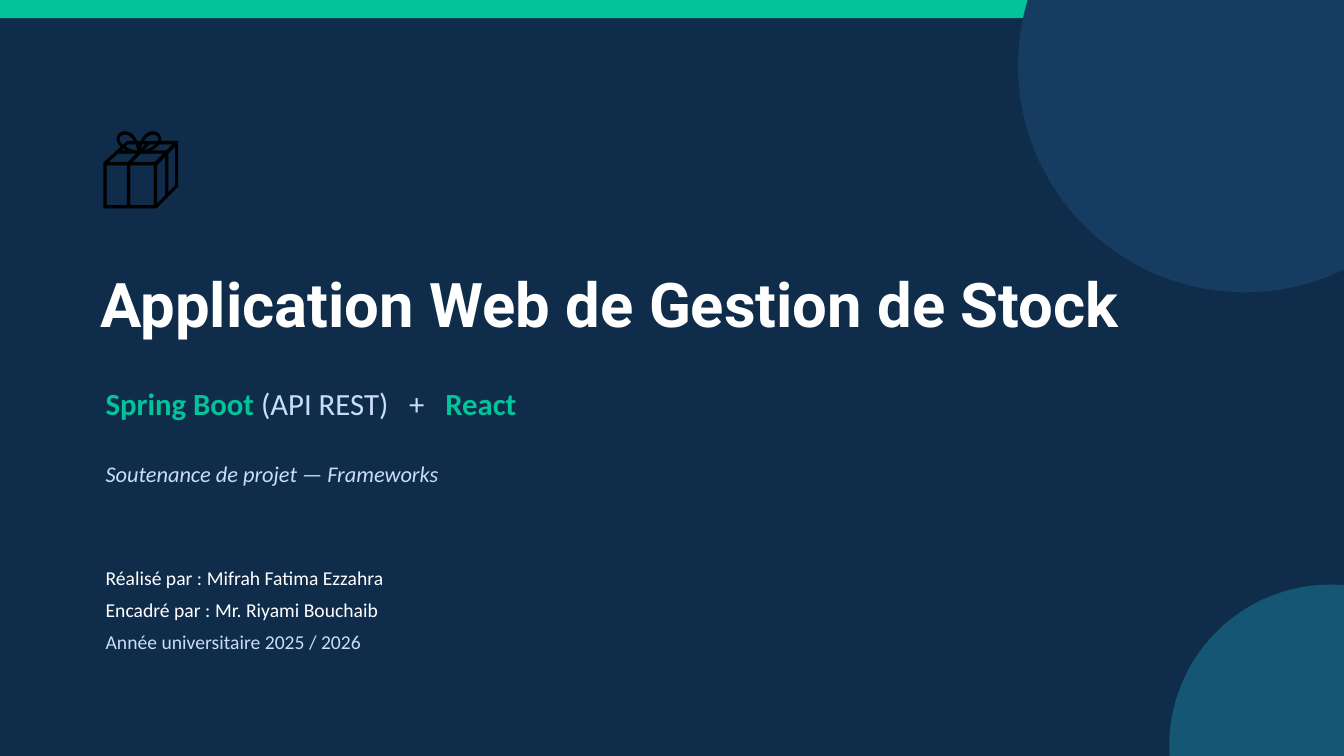
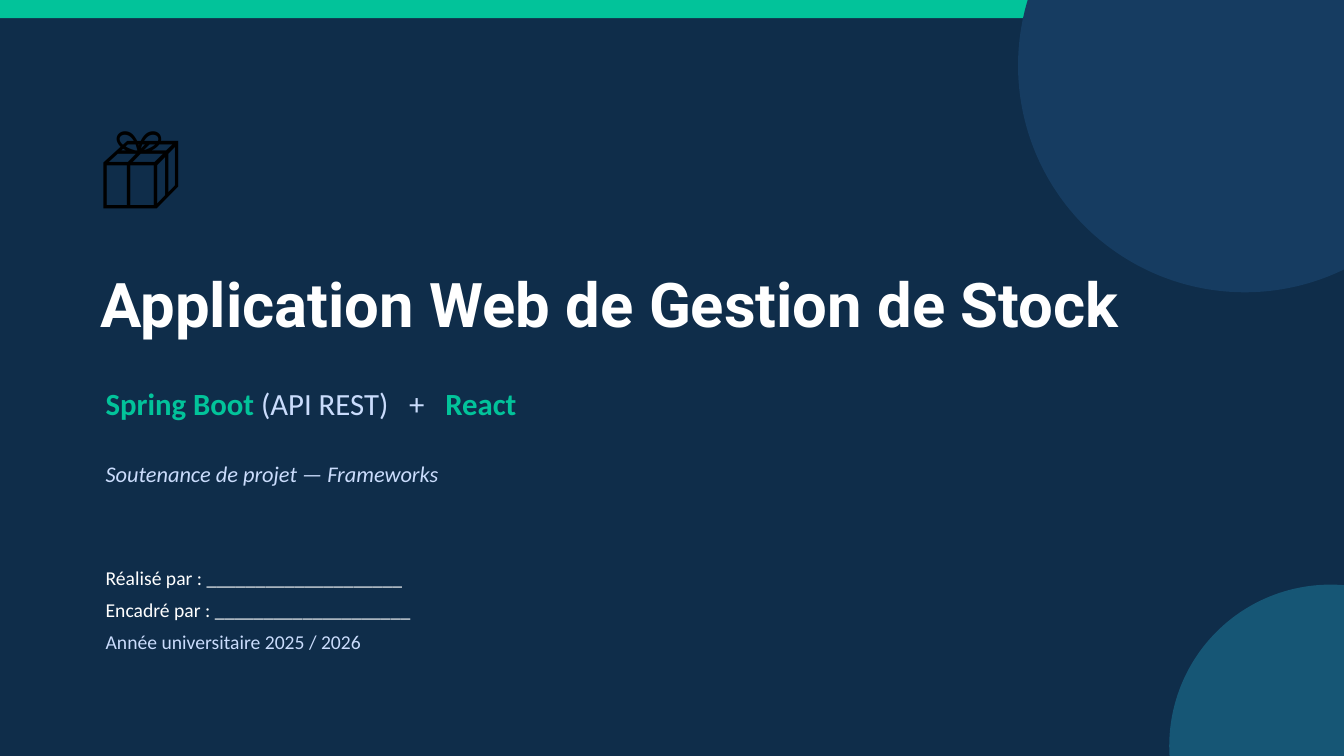
Before and after one commit to fz-mifrah/gestion-stock, a slide deck: slide 1 of docs/Presentation-Gestion-de-Stock.pptx. Drawn at 1344x756 pixels with LibreOffice and Linux fonts; fonts in the diff are those of the drawing. Boxes give left, top, right and bottom in pixels: in the first picture for what was removed or moved away, otherwise in the second. Text is boxed around its words. In the diff, an @@ line names an element or a change of style, - is before the commit and + after.

```diff
--- a/docs/Presentation-Gestion-de-Stock.pptx
+++ b/docs/Presentation-Gestion-de-Stock.pptx
@@ text at bbox=[106, 571, 201, 620]: text changed @@
-Réalisé par : Mifrah Fatima Ezzahra
-Encadré par : Mr. Riyami Bouchaib
+Réalisé par : ____________________
+Encadré par : ____________________
```
Also in this commit, not shown: 4 other slides changed, 3 slides added, 7 other files.
